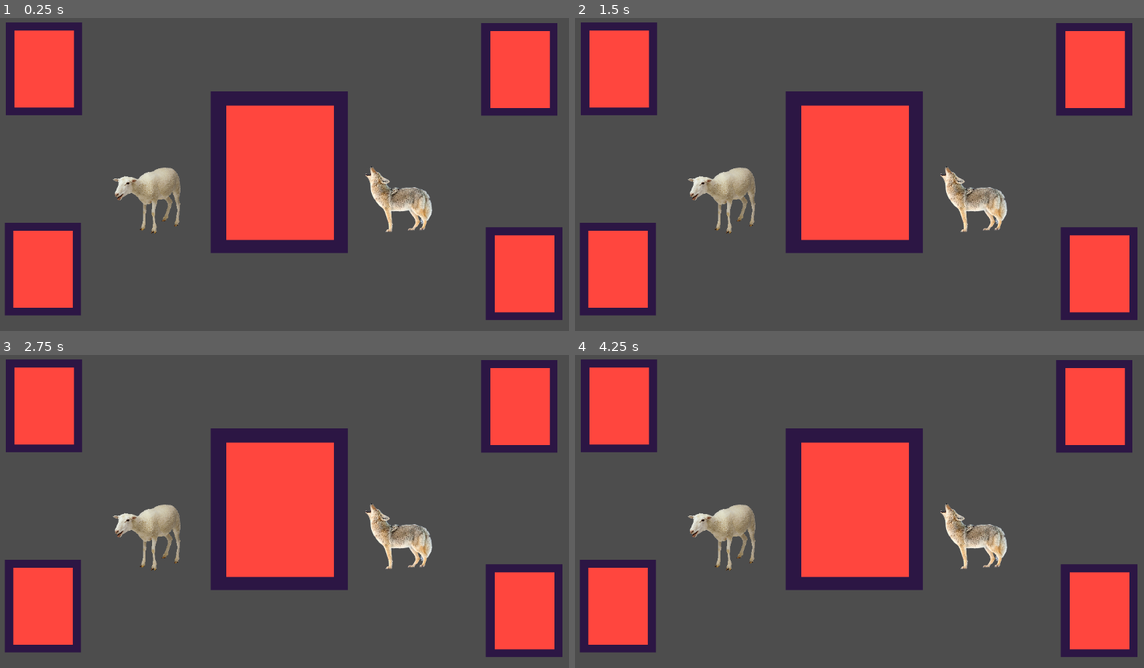
Above: before the commit, frames 1-4 (two rows, left to right).
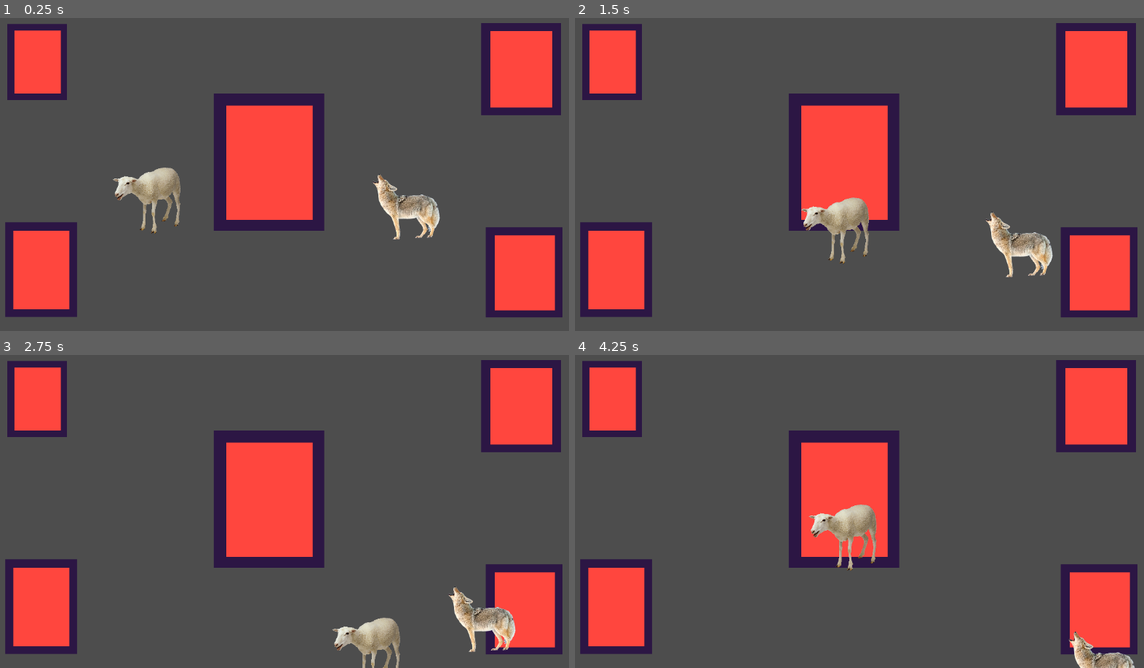
Above: after the commit, the same moments.

Repository: satelliteduster/intro-godot-github-repo
Game: Godot game, scene res://sheep.tscn
The game is run twice, just before and just after one commit, with the same random seed, the same clock (stepped at 60 frames per second) and the same inputs.
Inputs:
- Up to frame 1 (0.25 s): no input
- Up to frame 2 (1.5 s): hold Right (ui_right) 0.53-1.28 s; hold Down (ui_down) from 1.28 s (still down)
- Up to frame 3 (2.75 s): release Down (ui_down) at 2.03 s; hold Right (ui_right) from 2.03 s (still down)
- Up to frame 4 (4.25 s): release Right (ui_right) at 2.78 s; hold Up (ui_up) 2.78-3.53 s; hold Left (ui_left) from 3.53 s (still down)

The runs differ from the first frame. In frame 1, 9.5% of the frame differs, in the area x 0-99%, y 1-97%; in frame 2, 12%; in frame 3, 13%, in the area x 0-99%, y 1-100%; in frame 4, 12%.

Commit message:
finished [i think!]
- added scripts to sheep & coyote objects
- added 2 exported variables to sheep
- implemented cond. logic to sheep [8-directional movement via arrow keys]

Diff:
--- /dev/null
+++ b/lab1/jackalnpc.gd
@@ -0,0 +1,12 @@
+extends Sprite2D
+
+@export var speed = 1
+
+# Called when the node enters the scene tree for the first time.
+func _ready() -> void:
+	print(position)
+# Called every frame. 'delta' is the elapsed time since the previous frame.
+func _process(delta: float) -> void:
+	position.x += speed
+	position.y += speed
+	pass
--- a/lab1/sheep.tscn
+++ b/lab1/sheep.tscn
@@ -1,65 +1,71 @@
-[gd_scene load_steps=4 format=3 uid="uid://b4nh7jb71oxab"]
+[gd_scene load_steps=6 format=3 uid="uid://b4nh7jb71oxab"]
 
 [ext_resource type="Texture2D" uid="uid://dojdbf2d4ka4p" path="res://sheep.png" id="1_viopl"]
 [ext_resource type="Texture2D" uid="uid://gjpb3bo77il6" path="res://jackal.png" id="2_4p67d"]
+[ext_resource type="Script" path="res://sheepplayer.gd" id="2_omhmr"]
 [ext_resource type="PackedScene" uid="uid://cxh81s0uoeuxg" path="res://door.tscn" id="3_vlead"]
+[ext_resource type="Script" path="res://jackalnpc.gd" id="4_tbrng"]
 
-[node name="Sheep" type="Sprite2D"]
+[node name="Level" type="Node"]
+
+[node name="SheepPlayer" type="Sprite2D" parent="."]
 position = Vector2(315, 389)
 scale = Vector2(0.0534988, 0.0534988)
 texture = ExtResource("1_viopl")
+script = ExtResource("2_omhmr")
 
 [node name="Jackal" type="Sprite2D" parent="."]
-position = Vector2(9341.11, -56.0766)
-scale = Vector2(4.9899, 4.9899)
+position = Vector2(814.738, 386)
+scale = Vector2(0.266954, 0.266954)
 texture = ExtResource("2_4p67d")
+script = ExtResource("4_tbrng")
 
 [node name="door" parent="." instance=ExtResource("3_vlead")]
 anchor_left = 1.204
 anchor_top = -0.937
-anchor_right = 2.796
-anchor_bottom = 1.09
-offset_left = -53.0513
-offset_top = -1229.64
-offset_right = -53.2759
-offset_bottom = -1228.01
+anchor_right = 1.35263
+anchor_bottom = -0.589213
+offset_left = -914.008
+offset_top = 807.176
+offset_right = -914.233
+offset_bottom = 808.81
 
 [node name="door2" parent="." instance=ExtResource("3_vlead")]
 anchor_left = -1.761
 anchor_top = -2.055
-anchor_right = -0.877
-anchor_bottom = -0.892
-offset_left = -500.089
-offset_top = -1266.71
-offset_right = -501.438
-offset_bottom = -1265.36
+anchor_right = -1.67997
+anchor_bottom = -1.86418
+offset_left = 2081.67
+offset_top = 1382.64
+offset_right = 2080.32
+offset_bottom = 1383.99
 
 [node name="door3" parent="." instance=ExtResource("3_vlead")]
 anchor_left = -1.761
 anchor_top = -2.055
-anchor_right = -0.877
-anchor_bottom = -0.892
-offset_left = -537.473
-offset_top = 6172.71
-offset_right = -538.821
-offset_bottom = 6174.06
+anchor_right = -1.66348
+anchor_bottom = -1.81634
+offset_left = 2079.67
+offset_top = 1780.64
+offset_right = 2078.32
+offset_bottom = 1781.99
 
 [node name="door4" parent="." instance=ExtResource("3_vlead")]
-anchor_left = -1.761
+anchor_left = -1.76077
 anchor_top = -2.055
-anchor_right = -0.877
-anchor_bottom = -0.892
-offset_left = 17289.8
-offset_top = 6340.94
-offset_right = 17288.5
-offset_bottom = 6342.28
+anchor_right = -1.6563
+anchor_bottom = -1.82714
+offset_left = 3033.41
+offset_top = 1789.64
+offset_right = 3032.06
+offset_bottom = 1790.99
 
 [node name="door5" parent="." instance=ExtResource("3_vlead")]
-anchor_left = -1.761
+anchor_left = -1.76077
 anchor_top = -2.055
-anchor_right = -0.877
-anchor_bottom = -0.892
-offset_left = 17121.6
-offset_top = -1248.02
-offset_right = 17120.2
-offset_bottom = -1246.67
+anchor_right = -1.65283
+anchor_bottom = -1.82251
+offset_left = 3024.41
+offset_top = 1383.64
+offset_right = 3023.06
+offset_bottom = 1384.99
--- /dev/null
+++ b/lab1/sheepplayer.gd
@@ -0,0 +1,29 @@
+extends Sprite2D
+
+#var x = 3
+#var y = 100
+@export var speed = 2
+@export var score = 0
+
+# Called when the node enters the scene tree for the first time.
+func _ready() -> void:
+	#print(x)
+	#print("Far out...")
+	#print("Let's shake things up!")
+	#x = 5
+	#print(x)
+	print(position)
+# Called every frame. 'delta' is the elapsed time since the previous frame.
+func _process(delta: float) -> void:
+	#print(x)
+	#print(y)
+	#y *= 10
+	#x += 1
+	if Input.is_action_pressed("ui_left"):
+		position.x -= 5
+	if Input.is_action_pressed("ui_right"):
+		position.x += 5
+	if Input.is_action_pressed("ui_up"):
+		position.y -= 5
+	if Input.is_action_pressed("ui_down"):
+		position.y += 5
